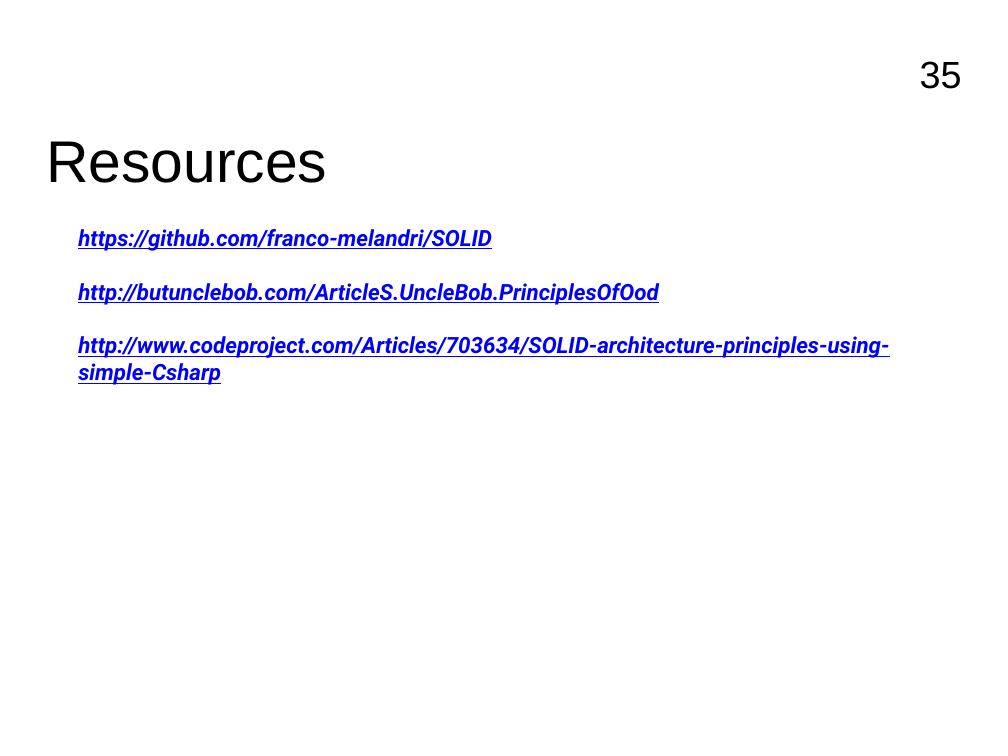
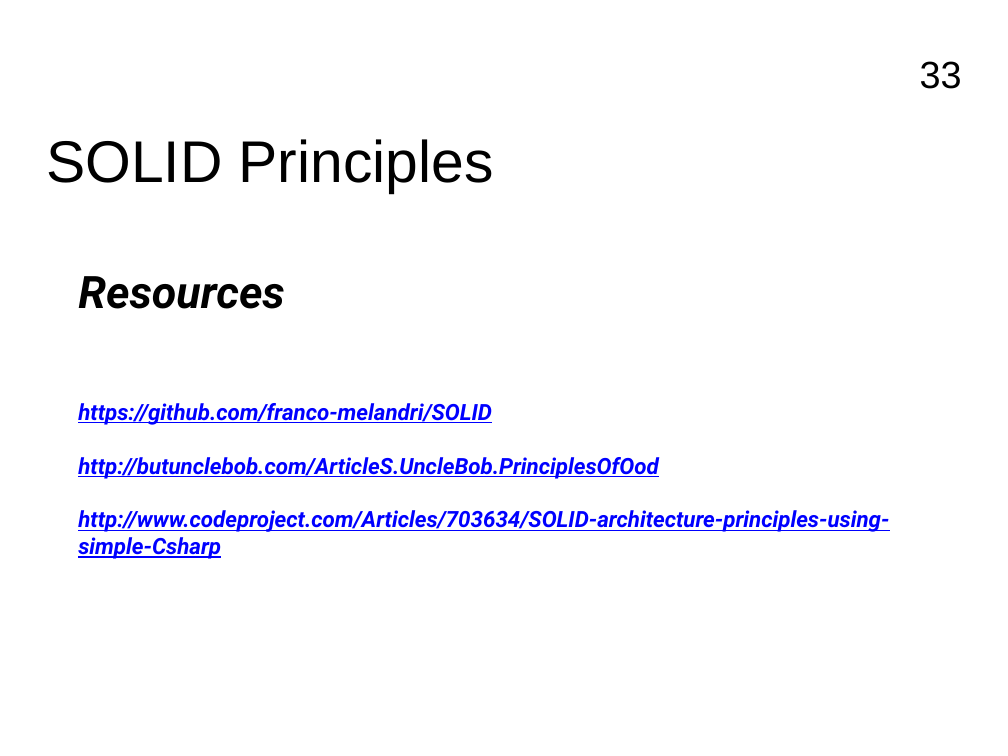
Before and after one commit to FrancoMelandri/SOLID, a slide deck: slide 33 of docs/solid.pptx (slide 35 before the commit). Drawn at 1008x756 pixels with LibreOffice and Linux fonts; fonts in the diff are those of the drawing. Boxes give left, top, right and bottom in pixels: in the first picture for what was removed or moved away, otherwise in the second. Text is boxed around its words. In the diff, an @@ line names an element or a change of style, - is before the commit and + after.

Commit message:
adding resources for SOLID and introduycing practical principles

```diff
--- a/docs/solid.pptx
+++ b/docs/solid.pptx
@@ page number at box(920, 61, 962, 89): text changed @@
-35
+33
@@ text at box(46, 139, 494, 193): text changed @@
-Resources
+SOLID Principles
@@ text "Resources": place and size @@
-text "Resources" at box(78, 229, 889, 385)
+text "Resources" at box(78, 276, 889, 559)
@@ text at box(78, 276, 284, 309): paragraph added @@
+Resources
```
Also in this commit, not shown: 2 other slides changed.
